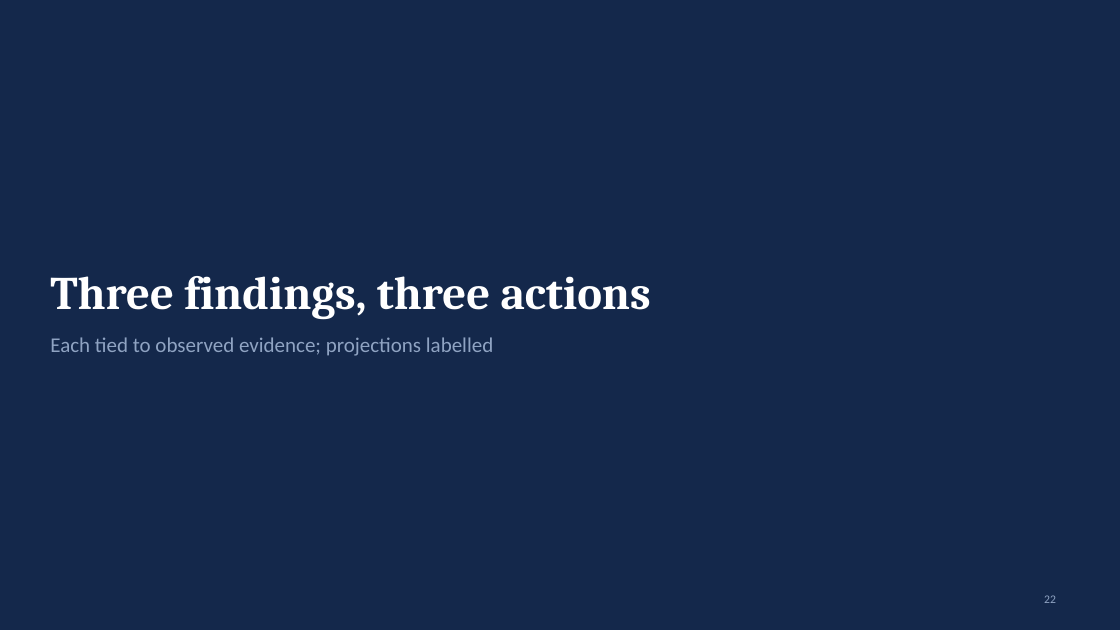
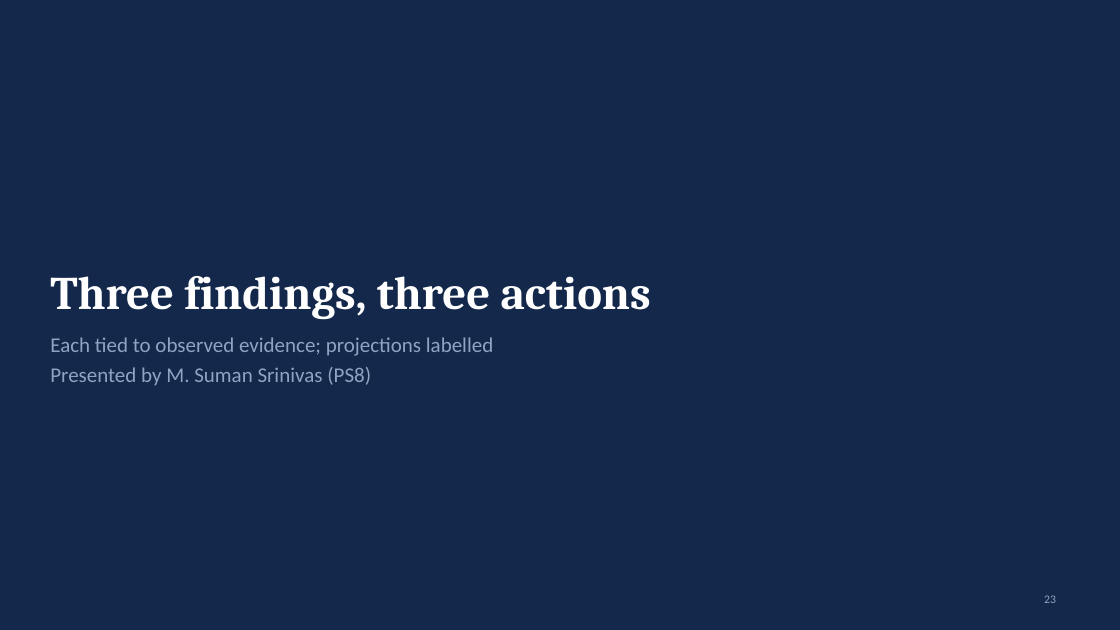
Before and after one commit to naishadhvytla/hackathon01calibo, a slide deck: slide 23 of docs/FraudGuard_Presentation.pptx (slide 22 before the commit). Drawn at 1120x630 pixels with LibreOffice and Linux fonts; fonts in the diff are those of the drawing. Boxes give left, top, right and bottom in pixels: in the first picture for what was removed or moved away, otherwise in the second. Text is boxed around its words. In the diff, an @@ line names an element or a change of style, - is before the commit and + after.

```diff
--- a/docs/FraudGuard_Presentation.pptx
+++ b/docs/FraudGuard_Presentation.pptx
@@ text at <box>50,367,371,386</box>: paragraph added @@
+Presented by M. Suman Srinivas (PS8)
```
Also in this commit, not shown: 25 other slides changed, 1 slide added, 32 other files.
